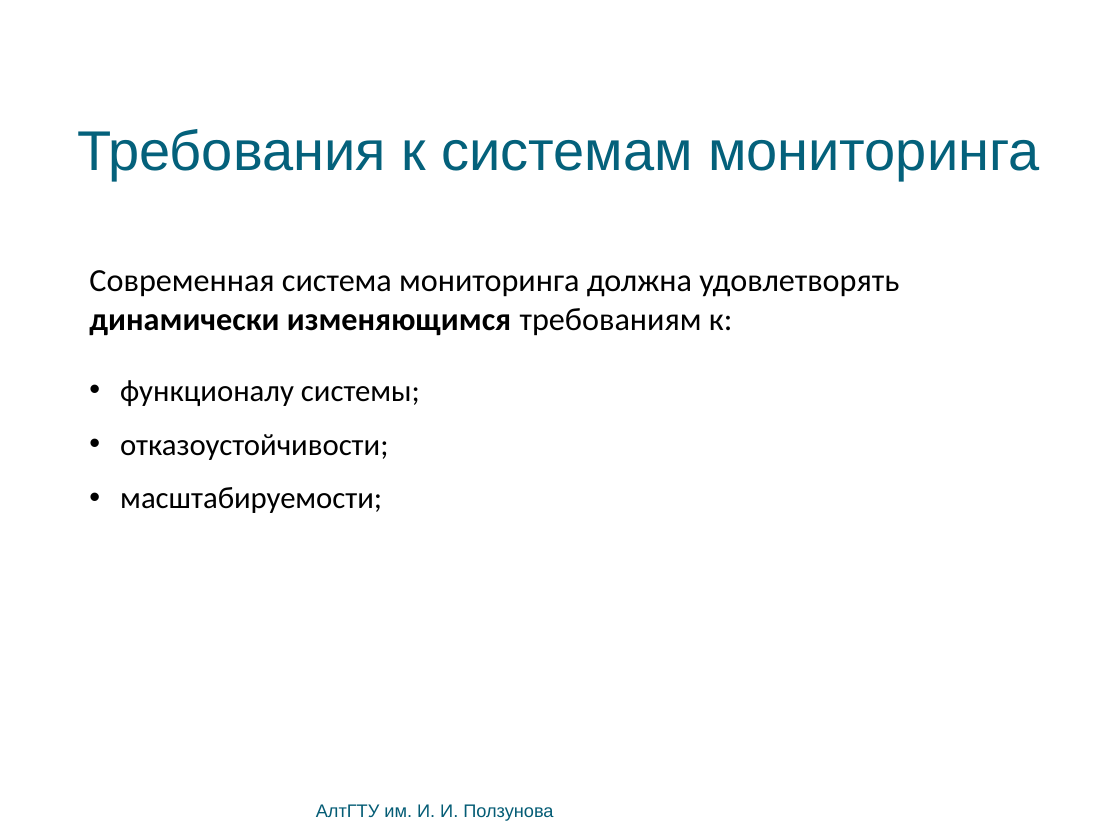
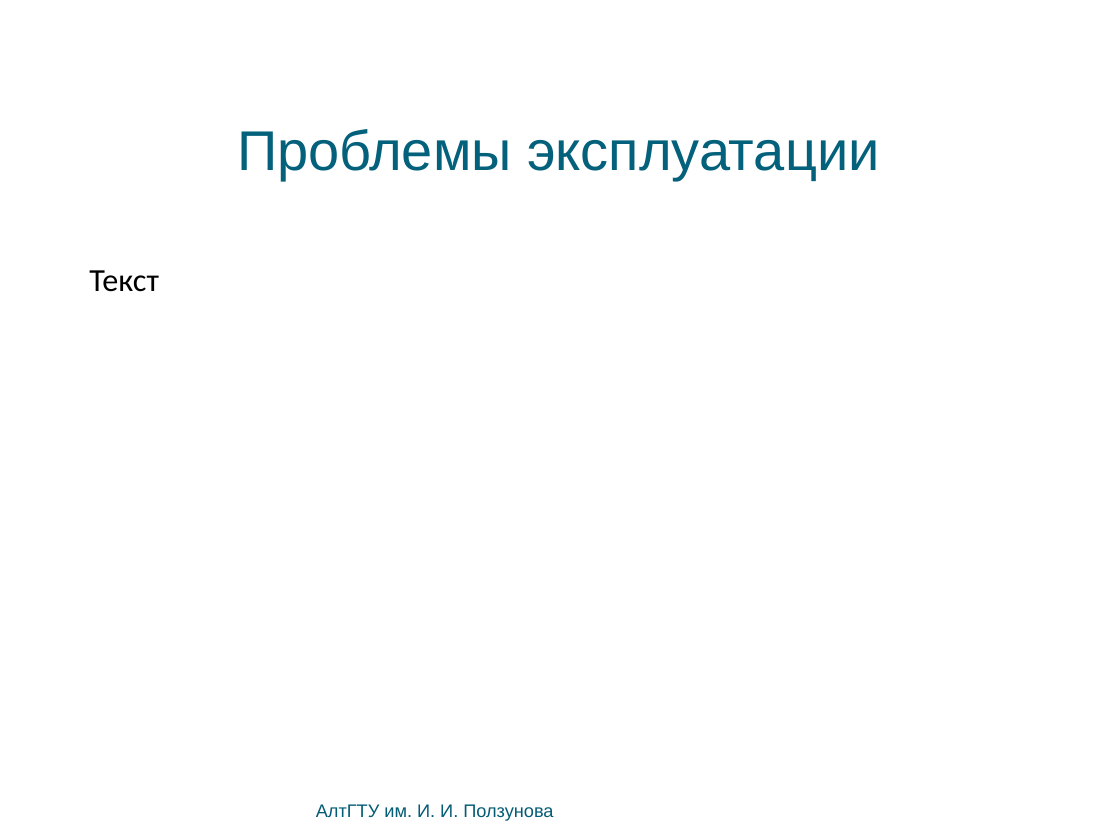
Before and after one commit to bluerain/snoopy, a slide deck: slide 2 of diploma/trunk/ppt/kostyukov.pptx (slide 3 before the commit). Drawn at 1120x840 pixels with LibreOffice and Linux fonts; fonts in the diff are those of the drawing; background and template pictures are left out. Boxes give left, top, right and bottom in pixels: in the first picture for what was removed or moved away, otherwise in the second. Text is boxed around its words. In the diff, an @@ line names an element or a change of style, - is before the commit and + after.

```diff
--- a/diploma/trunk/ppt/kostyukov.pptx
+++ b/diploma/trunk/ppt/kostyukov.pptx
@@ title at (237,129,879,180): text changed @@
-Требования к системам мониторинга
+Проблемы эксплуатации
@@ text at (89,270,158,292): text changed @@
-Современная система мониторинга должна удовлетворять динамически изменяющимся требованиям к:
-• функционалу системы;
-• отказоустойчивости;
-• масштабируемости;
+Текст
```
Also in this commit, not shown: 8 other slides changed, 7 slides removed, 10 other files.
